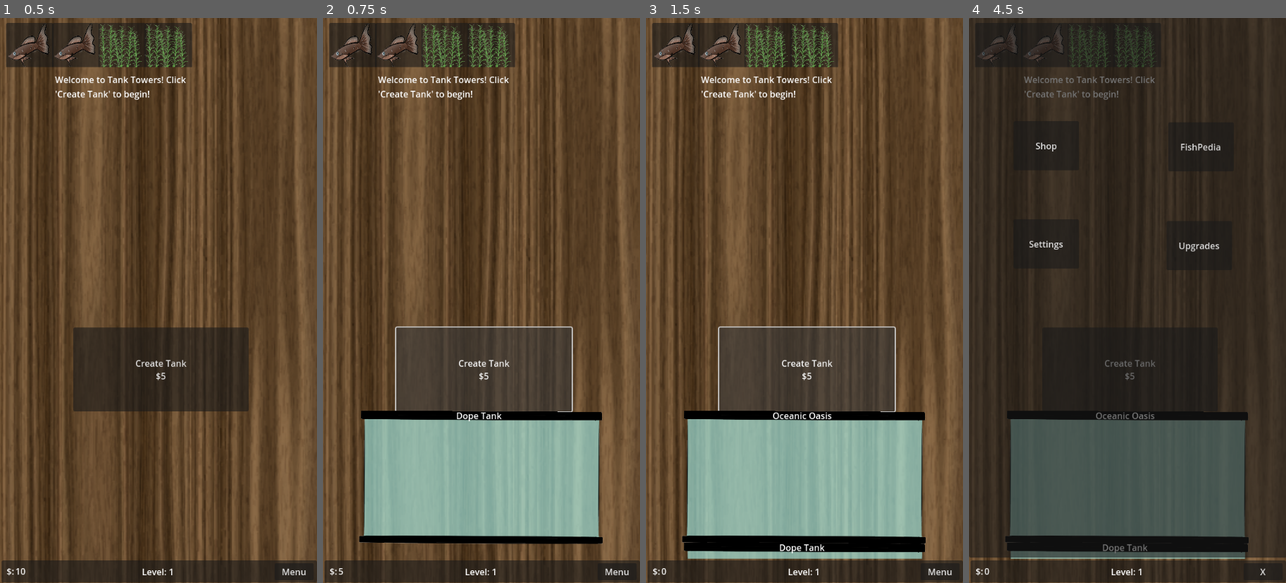
Above: before the commit, frames 1-4 (left to right).
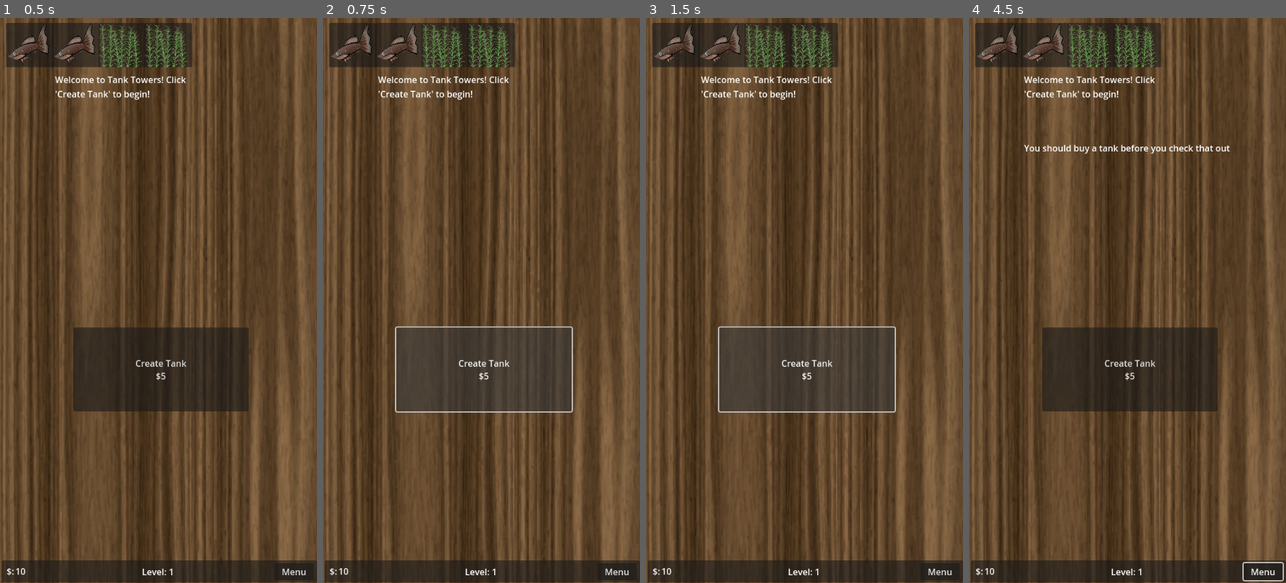
Above: after the commit, the same moments.

Repository: bugloves2code/Offishal
Game: Godot game, scene res://scenes/Main.tscn
Two runs of this game, one before a commit and one after it. Both use one fixed random seed, a clock stepped at 60 frames per second and the inputs below. The engine's default icon, where the game draws it, is replaced by a stand-in: a white triangle on a blue panel in a dark square.
Inputs (mouse positions are in pixels of both pictures, inside the frame that each line leads up to):
- Up to frame 1 (0.5 s): no input
- Up to frame 2 (0.75 s): click "Create Tank $5" at 0.5 s
- Up to frame 3 (1.5 s): click "Create Tank $5" at 1.25 s
- Up to frame 4 (4.5 s): click "Create Tank $5" at 2 s; click "Menu" at 2.75 s; click (1045, 147) at 3.5 s, where only the run before the commit has a clickable "Shop"; click (1000, 74) at 4.25 s, where only the run before the commit has a clickable "<-"

Frame 1 is identical in both runs. In frame 2, 17% of the frame differs, in the area x 4-89%, y 69-99%; in frame 3, 20%; in frame 4, 83%, in the area x 0-100%, y 0-100%.
Error after the commit: Parse Error: Class "Tank" hides a global script class. (res://scripts/Tank.gd:11)

Commit message:
Revert "Fish Clickable"
This reverts commit 33a002afdde380f06d7a110d2204b5a8dfb940c0.

Diff:
--- a/TankTowers/tank-towers/project.godot
+++ b/TankTowers/tank-towers/project.godot
@@ -12,7 +12,7 @@
 
 config/name="Tank Towers"
 run/main_scene="res://scenes/Main.tscn"
-config/features=PackedStringArray("4.4", "Mobile")
+config/features=PackedStringArray("4.3", "Mobile")
 config/icon="res://icon.svg"
 
 [autoload]
--- a/TankTowers/tank-towers/scenes/Fish.tscn
+++ b/TankTowers/tank-towers/scenes/Fish.tscn
@@ -21,11 +21,4 @@
 [node name="CollisionShape2D" type="CollisionShape2D" parent="."]
 shape = SubResource("CircleShape2D_newn4")
 
-[node name="Control" type="Control" parent="."]
-layout_mode = 3
-anchors_preset = 0
-offset_right = 40.0
-offset_bottom = 40.0
-
 [connection signal="input_event" from="." to="." method="_on_input_event"]
-[connection signal="gui_input" from="Control" to="." method="_on_control_gui_input"]
--- a/TankTowers/tank-towers/scripts/Fish.gd
+++ b/TankTowers/tank-towers/scripts/Fish.gd
@@ -50,8 +50,5 @@
 	super._process(delta)
 
 
-func _on_control_gui_input(event: InputEvent) -> void:
-	if event is InputEventMouseButton:
-		var mouse_event := event as InputEventMouseButton
-		if mouse_event.button_index == MOUSE_BUTTON_LEFT and mouse_event.pressed:
-			print("FISH CLICKED")
+func _on_input_event(viewport: Node, event: InputEvent, shape_idx: int) -> void:
+	print("Click")
Not shown, removed: TankTowers/tank-towers/assets/TankShader.gdshader.uid
Not shown: 1 places in TankTowers/tank-towers/scenes/DragDrop.tscn that only renumber resources
Not shown: 1 places in TankTowers/tank-towers/scenes/Fish.tscn that only renumber resources
Not shown, removed: TankTowers/tank-towers/scenes/Tank.gdshader.uid
Not shown: 1 places in TankTowers/tank-towers/scenes/Tank.tscn that only renumber resources
Not shown, removed: TankTowers/tank-towers/scripts/DragDrop.gd.uid
Not shown, removed: TankTowers/tank-towers/scripts/Fish.gd.uid
Not shown, removed: TankTowers/tank-towers/scripts/MarineLife.gd.uid
Not shown, removed: TankTowers/tank-towers/scripts/MusicPlayer.gd.uid
Not shown, removed: TankTowers/tank-towers/scripts/Notifier.gd.uid
Not shown, removed: TankTowers/tank-towers/scripts/PhysicsObject.gd.uid
Not shown, removed: TankTowers/tank-towers/scripts/Plant.gd.uid
(and 12 more such lines)
